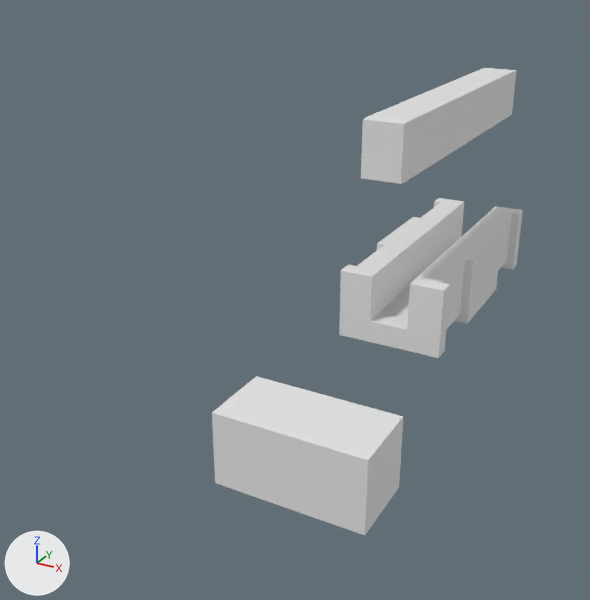
The Blender file zipperfix.blend, before and after one commit.
The view is the same before and after, from a 50 mm camera at (7.6, -23.2, 9.4) aimed at (-1.6, -6.5, 1.0). Lighting does not change. The marker at lower left points along +X, +Y and +Z.
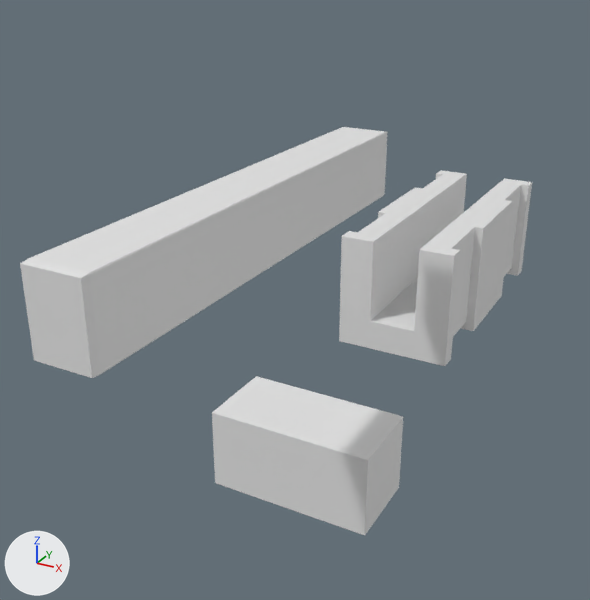
Commit message: Made a little larger

Changed parts and their boxes (x1, y1, x2, y2) in the pictures (590 x 600 px; the box of a moved part takes in the faces that stretch with it):
'Cube.001', moved
    before: (361, 68, 517, 184)
    after: (20, 127, 388, 378)
'Cube', reshaped (22% taller)
    before: (339, 198, 523, 358)
    after: (339, 170, 532, 366)
part 1 of me_cube, moved or reshaped
    before: (455, 262, 506, 322)
    after: (461, 268, 512, 329)
part 2 of me_cube, moved or reshaped
    before: (342, 198, 464, 321)
    after: (342, 170, 467, 321)
part 3 of me_cube, moved or reshaped
    before: (459, 262, 514, 324)
    after: (465, 268, 519, 331)
part 4 of me_cube, moved or reshaped
    before: (339, 270, 444, 358)
    after: (339, 236, 454, 366)
part 5 of me_cube, moved or reshaped
    before: (410, 206, 523, 358)
    after: (420, 179, 532, 366)

The change, as a diff of the scene's bpy script:
```diff
--- a/zipperfix.blend.py
+++ b/zipperfix.blend.py
@@ me_cube @@
 me_cube.from_pydata(...)  # 182 vertices, 182 faces; spans x -1.0..1.0, y -1.0..1.0, z -1.0..1.0
 # used by ob_cube; location = (0.0, 0.0, 0.0); scale = (1.5, 4.0, 1.0)
+# me_cube part 1: all 46 vertices in x -1.0..-0.83, y -1.0..1.0, z -1.0..-0.75 are moved by (0.0, 0.0, -0.2)
+# me_cube part 2: all 36 vertices in x -1.0..-0.37, y -1.0..1.0, z 1.0 are moved by (0.0, 0.0, 1.0)
+# me_cube part 3: all 52 vertices in x 0.83..1.0, y -1.0..1.0, z -1.0..-0.75 are moved by (0.13, 0.0, -0.2)
+# me_cube part 4: all 6 vertices in x 0.36..0.37, y -1.0..1.0, z -0.35 are moved by (0.13, 0.0, 0.0)
+# me_cube part 5: all 36 vertices in x 0.37..1.0, y -1.0..1.0, z 1.0 are moved by (0.13, 0.0, 1.0)
 me_cube.materials.append(mat_material)
@@ ob_cube_001 @@
 ob_cube_001 = bpy.data.objects.new('Cube.001', me_cube_001)
-ob_cube_001.location = (0.0, 0.0, 4.71)
+ob_cube_001.location = (0.0, -11.0, 4.71)
 ob_cube_001.scale = (0.55, 5.0, 0.75)
```
